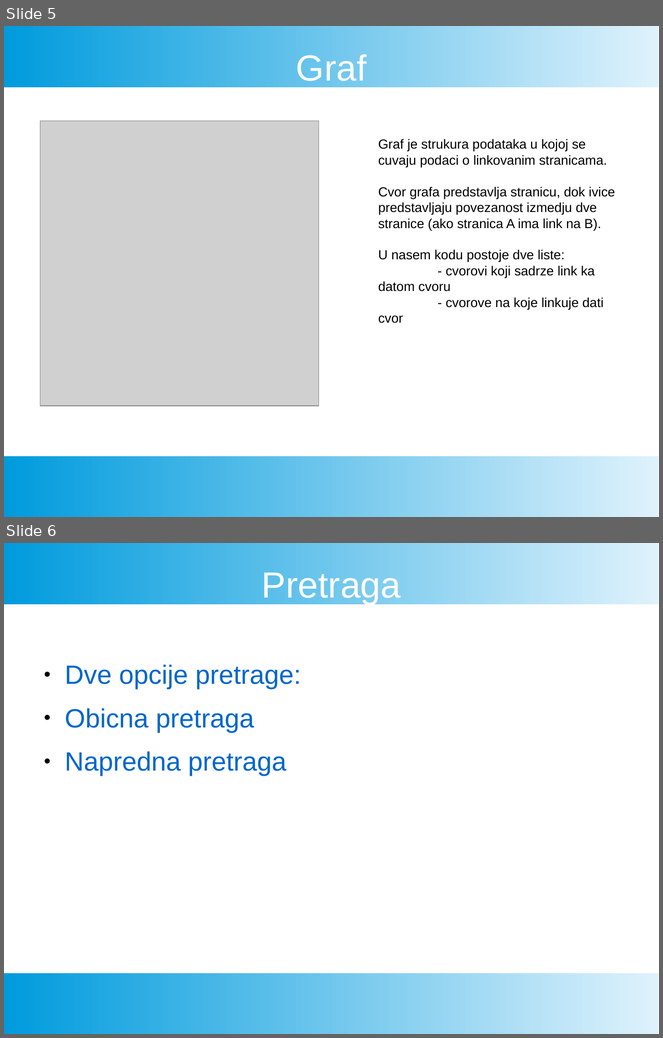
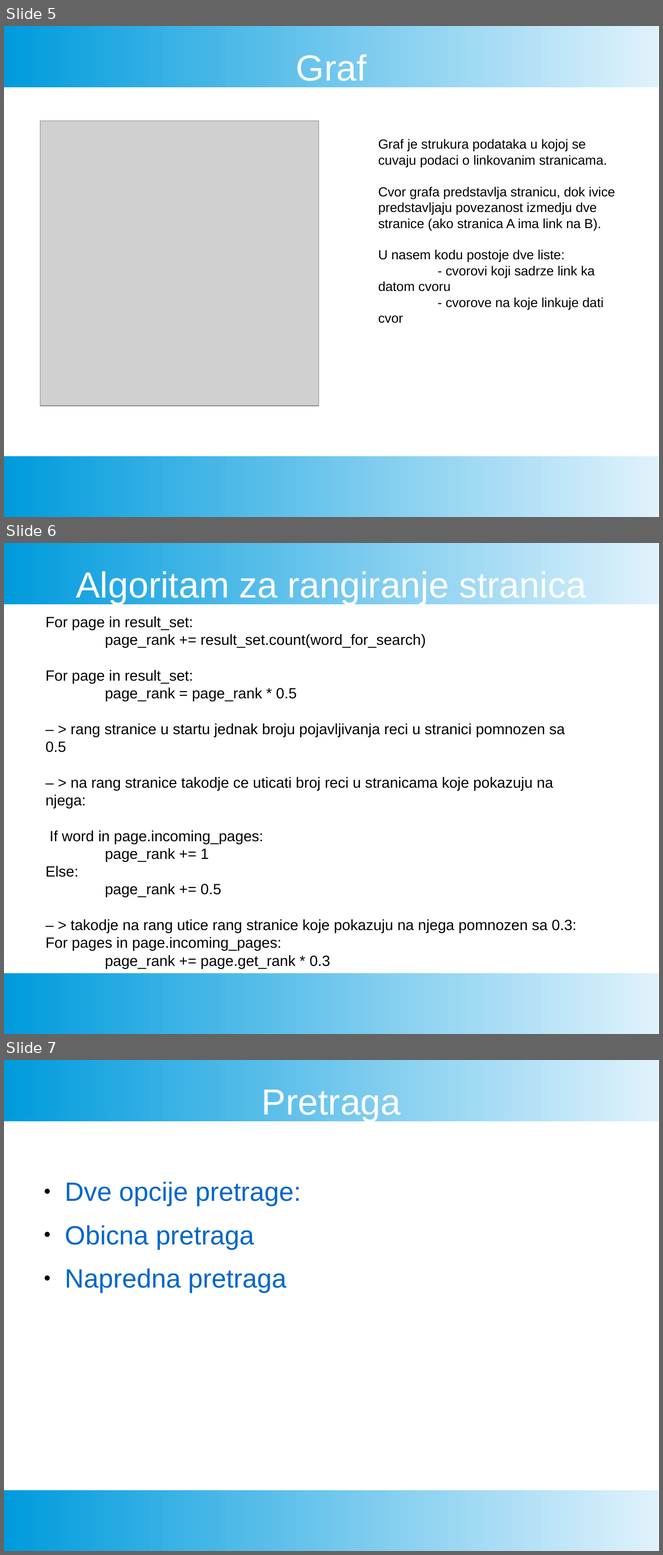
Before and after one commit to FTN-E2-materials/SearchEngine, a slide deck: ProjekatPrezentacija.pptx. Shown one above the other, each under a label of ours: slides 5 and 6 before the commit, slides 5, 6 and 7 after it. The pictures are 663x1038 and 663x1555 pixels, drawn with LibreOffice and Linux fonts; fonts in the diff are those of the drawing; grey boxes stand for pictures. Boxes give left, top, right and bottom in pixels: in the first picture for what was removed or moved away, otherwise in the second. Text is boxed around its words. In the diff, an @@ line names an element or a change of style, - is before the commit and + after.

Commit message:
dodat algoritam rangiranja u prezentaciji

```diff
--- a/ProjekatPrezentacija.pptx
+++ b/ProjekatPrezentacija.pptx
@@ slide 6 added at (4,543,659,1034), background #FFFFFF; not listed: 2 template elements that a slide beside it also shows @@
@@ text added at (76,571,586,604), 44 pt, text #FFFFFF @@
+Algoritam za rangiranje stranica
@@ text added at (46,616,577,969), 18 pt, text #000000 @@
+For page in result_set:
+page_rank += result_set.count(word_for_search)
+For page in result_set:
+page_rank = page_rank * 0.5
+– > rang stranice u startu jednak broju pojavljivanja reci u stranici pomnozen sa 0.5
+– > na rang stranice takodje ce uticati broj reci u stranicama koje pokazuju na njega:
+If word in page.incoming_pages:
+page_rank += 1
+Else:
+page_rank += 0.5
+– > takodje na rang utice rang stranice koje pokazuju na njega pomnozen sa 0.3:
+For pages in page.incoming_pages:
+page_rank += page.get_rank * 0.3
@@ what was slide 6 is now slide 7 @@
```
